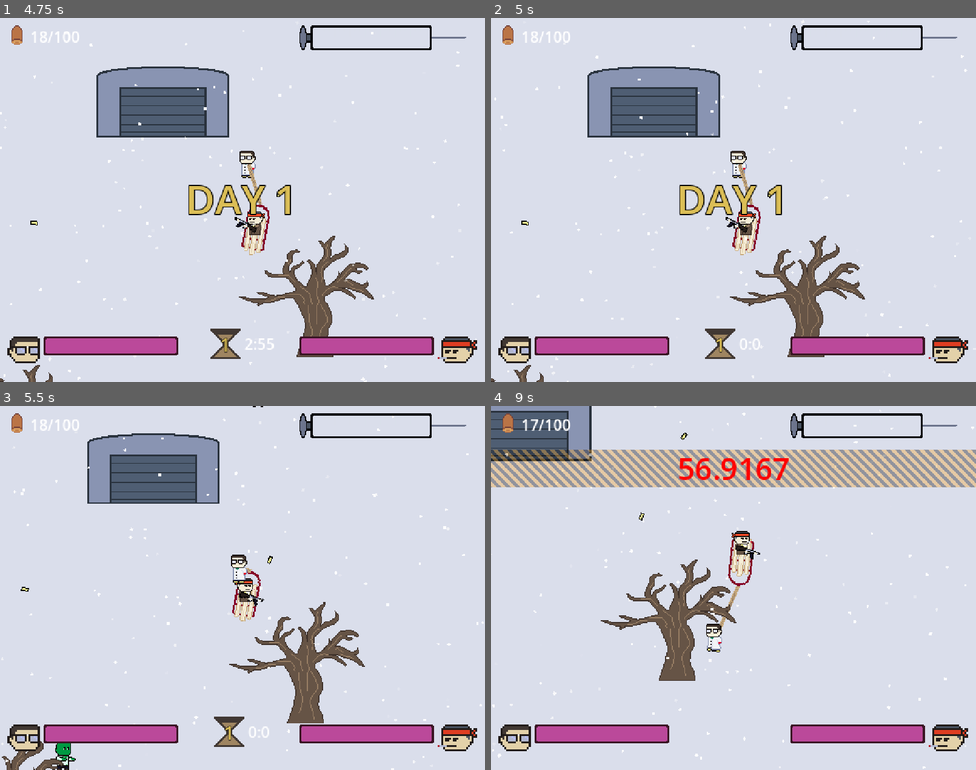
Above: before the commit, frames 1-4 (two rows, left to right).
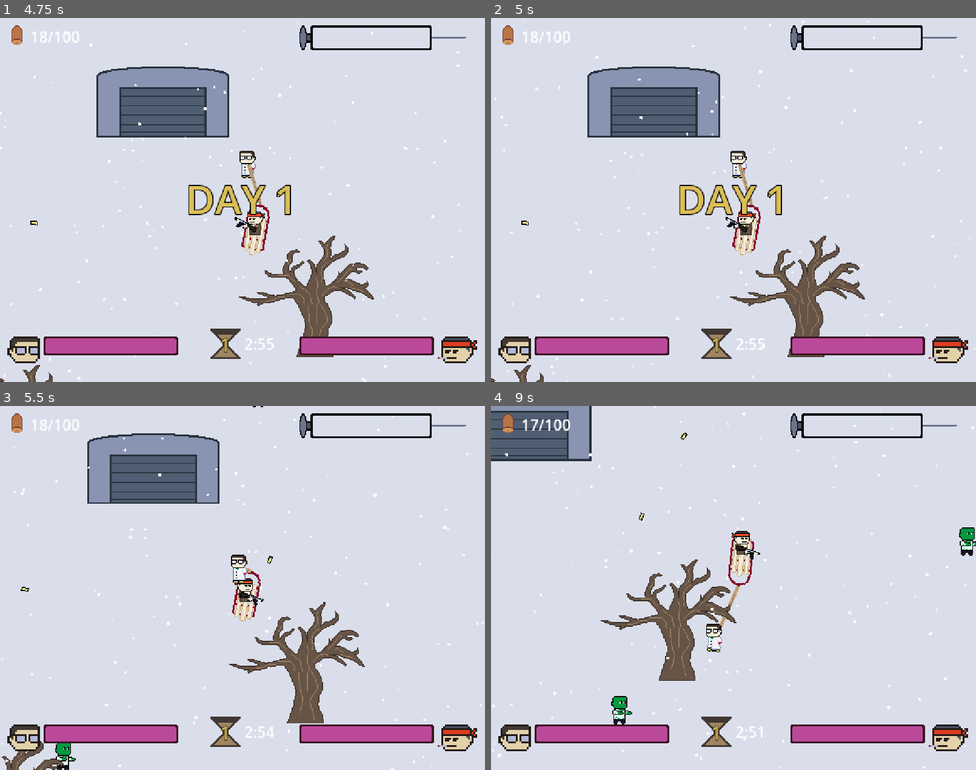
Above: after the commit, the same moments.

Repository: delano-vevo/antigenic-shift
Game: Godot game, scene res://Main.tscn
Same seed, same stepped clock (60 frames per second), same inputs: the game is played once before the commit and once after it.
Inputs (mouse positions are in pixels of both pictures, inside the frame that each line leads up to):
- Up to frame 1 (4.75 s): tap Enter at 0.5 s; move the mouse to (349, 181) at 0.52 s; hold D (move_right) 0.53-1.28 s; tap Space (shift_player) at 0.6, 2.1, 3.6 s; move the mouse to (145, 218) at 1.27 s; hold S (move_down) 1.28-2.03 s; click (145, 218) at 1.35 s; move the mouse to (291, 119) at 2.02 s; hold D (move_right) 2.03-2.78 s; move the mouse to (218, 272) at 2.77 s; hold W (move_up) 2.78-3.53 s; click (218, 272) at 2.85 s; move the mouse to (388, 254) at 3.52 s; hold A (move_left) from 3.53 s (still down); tap U (debug_1) at 4.15 s; move the mouse to (97, 145) at 4.27 s; click (97, 145) at 4.35 s
- Up to frame 2 (5 s): keep holding A (move_left); tap P (debug_4) at 4.9 s
- Up to frame 3 (5.5 s): move the mouse to (266, 588) at 5.02 s; release A (move_left) at 5.03 s; hold S (move_down) from 5.03 s (still down); tap Space (shift_player) at 5.1 s
- Up to frame 4 (9 s): tap R (reload) at 5.65 s; move the mouse to (660, 497) at 5.77 s; release S (move_down) at 5.78 s; hold D (move_right) 5.78-6.53 s; click (660, 497) at 5.85 s; move the mouse to (840, 569) at 6.52 s; hold W (move_up) 6.53-7.28 s; tap Space (shift_player) at 6.6, 8.1 s; move the mouse to (636, 606) at 7.27 s; hold D (move_right) 7.28-8.03 s; click (636, 606) at 7.35 s; move the mouse to (782, 507) at 8.02 s; hold S (move_down) 8.03-8.78 s; move the mouse to (709, 660) at 8.77 s; hold A (move_left) from 8.78 s (still down); click (709, 660) at 8.85 s

Frame 1 is identical in both runs. In frame 2, 0.3% of the frame differs, in the area x 43-57%, y 85-94%; in frame 3, 0.3%; in frame 4, 11%, in the area x 0-100%, y 12-94%.
Error in both runs: Invalid call to function 'spawn_zombie' in base 'Node2D (zombie_spawner.gd)'. Expected 1 argument(s). (res://main.gd:50)

Commit message:
Implemented the titular Antigenic Shift mechanic

Diff:
--- a/Entities/Enemies/Behaviors/PoisonClouds/poison_cloud.gd
+++ b/Entities/Enemies/Behaviors/PoisonClouds/poison_cloud.gd
@@ -6,11 +6,9 @@
 
 # Remove the cloud once it's timed out
 func _on_timeout_timeout() -> void:
-	print("Fading out the poison cloud...")
 	anim_player.play("fade_out")
 
 # Check for an overlap with the player and apply poison if detected
 func _on_body_entered(body: Node2D) -> void:
 	if (body is Player and !body.has_node("PoisonStatus")):
-		print("Poisoned the player! Tehehehe")
 		body.add_child(poison_status_tscn.instantiate())
--- a/Entities/Enemies/Traits/trait.gd
+++ b/Entities/Enemies/Traits/trait.gd
@@ -28,3 +28,14 @@
 	elif (trait_type == Enum.TraitType.STAT_CHANGE_PERCENT):
 		# Apply a percentage change to the provided stat
 		zombie.set(Global.STAT_NAMES[trait_stat], zombie.get(Global.STAT_NAMES[trait_stat]) * (1+trait_amount))
+
+# Custom _to_string override for debug output
+func _to_string() -> String:
+	var ret_str: String = ""
+	if (trait_type == Enum.TraitType.BEHAVIOR):
+		ret_str += "Behavior: " + str(behavior)
+	elif (trait_type == Enum.TraitType.STAT_CHANGE_FLAT):
+		ret_str += "Flat stat change: " + str(trait_amount) + " " + Global.STAT_NAMES[trait_stat]
+	elif (trait_type == Enum.TraitType.STAT_CHANGE_PERCENT):
+		ret_str += "% stat change: " + str(trait_amount) + " " + Global.STAT_NAMES[trait_stat]
+	return ret_str
--- a/Entities/Enemies/ViralStrains/viral_strain.gd
+++ b/Entities/Enemies/ViralStrains/viral_strain.gd
@@ -20,3 +20,18 @@
 	for viral_trait in traits:
 		viral_trait.apply_trait(new_zombie)
 	return new_zombie
+
+## Add a new trait to the strain
+func add_trait(new_trait: Trait) -> void:
+	traits.append(new_trait)
+
+## Easy access to the number of traits on this strain
+func num_traits() -> int:
+	return traits.size()
+
+## Custom _to_string override for outputting to the console during testing
+func _to_string() -> String:
+	var ret_str: String = "["
+	for t in traits:
+		ret_str += str(t) + "|"
+	return ret_str+"]"
--- a/GUI/Gameplay/CurrentDayCount.tscn
+++ b/GUI/Gameplay/CurrentDayCount.tscn
@@ -2,7 +2,7 @@
 
 [ext_resource type="Script" uid="uid://daavgfd7n2xhx" path="res://GUI/Gameplay/current_day_count.gd" id="1_vbeld"]
 
-[node name="CurrentDayCount" type="Control" unique_id=888736922 node_paths=PackedStringArray("day_count_label", "show_timer")]
+[node name="CurrentDayCount" type="Control" unique_id=888736922 node_paths=PackedStringArray("day_count_label", "shift_label", "show_timer")]
 layout_mode = 3
 anchors_preset = 8
 anchor_left = 0.5
@@ -13,6 +13,7 @@
 grow_vertical = 2
 script = ExtResource("1_vbeld")
 day_count_label = NodePath("Label")
+shift_label = NodePath("Label2")
 show_timer = NodePath("Timer")
 
 [node name="Label" type="Label" parent="." unique_id=2074868334]
@@ -34,6 +35,21 @@
 horizontal_alignment = 1
 vertical_alignment = 1
 
+[node name="Label2" type="Label" parent="." unique_id=855852294]
+visible = false
+layout_mode = 1
+anchors_preset = 5
+anchor_left = 0.5
+anchor_right = 0.5
+offset_left = -133.0
+offset_top = 40.0
+offset_right = 133.0
+offset_bottom = 64.0
+grow_horizontal = 2
+theme_override_colors/font_color = Color(0.72758096, 0.605138, 0.21595967, 1)
+theme_override_font_sizes/font_size = 16
+text = "A new strain of the virus has mutated..."
+
 [node name="Timer" type="Timer" parent="." unique_id=1574660775]
 wait_time = 5.0
 one_shot = true
--- a/GUI/Gameplay/current_day_count.gd
+++ b/GUI/Gameplay/current_day_count.gd
@@ -2,6 +2,7 @@
 ## UI element that displays the number of the current day at the beginning of each day
 
 @export var day_count_label: Label ## The Label responsible for displaying the current day count
+@export var shift_label: Label ## A Label displaying a warning about the shifting viral strains on relevant days
 @export var show_timer: Timer ## The Timer that determines how long this UI element is visible
 
 ## Update the day_count_label text to indicate the current day
@@ -9,6 +10,8 @@
 	visible = true
 	day_count_label.set_text("DAY " + str(current_day))
 	show_timer.start()
+	if (current_day > 1):
+		shift_label.visible = true
 
 ## Fade out the graphic when the timer times out
 func _on_timer_timeout() -> void:
--- a/GameLogic/ZombieSpawner.tscn
+++ b/GameLogic/ZombieSpawner.tscn
@@ -2,7 +2,26 @@
 
 [ext_resource type="Script" uid="uid://bkkyd7v8lsegy" path="res://GameLogic/zombie_spawner.gd" id="1_0di6q"]
 [ext_resource type="PackedScene" uid="uid://ps8vlpkd231c" path="res://Entities/Enemies/ViralStrains/ViralStrain1.tscn" id="2_gndbw"]
+[ext_resource type="Script" uid="uid://dslisp866qif6" path="res://Entities/Enemies/Traits/trait.gd" id="3_84db0"]
 [ext_resource type="PackedScene" uid="uid://k6vagyl5lmjf" path="res://GameLogic/ZombieSpawnTimer.tscn" id="3_ogt6e"]
+
+[sub_resource type="Resource" id="Resource_84db0"]
+script = ExtResource("3_84db0")
+trait_type = 1
+trait_amount = 4.0
+metadata/_custom_type_script = "uid://dslisp866qif6"
+
+[sub_resource type="Resource" id="Resource_4tf04"]
+script = ExtResource("3_84db0")
+trait_type = 2
+trait_stat = 1
+trait_amount = 0.2
+metadata/_custom_type_script = "uid://dslisp866qif6"
+
+[sub_resource type="Resource" id="Resource_5rijw"]
+script = ExtResource("3_84db0")
+trait_type = 1
+metadata/_custom_type_script = "uid://dslisp866qif6"
 
 [sub_resource type="CapsuleShape2D" id="CapsuleShape2D_ogt6e"]
 radius = 16.0
@@ -10,16 +29,25 @@
 
 [node name="ZombieSpawner" type="Node2D" unique_id=1447968247 node_paths=PackedStringArray("viral_strains", "spawn_checker")]
 script = ExtResource("1_0di6q")
-viral_strains = [NodePath("ViralStrain1")]
+viral_strains = [NodePath("ViralStrain1"), NodePath("ViralStrain2")]
 spawn_checker = NodePath("ValidSpawnChecker")
 
 [node name="ViralStrain1" parent="." unique_id=1554667474 instance=ExtResource("2_gndbw")]
 
-[node name="ZombieSpawnTimer" parent="." unique_id=2137874036 node_paths=PackedStringArray("strain") instance=ExtResource("3_ogt6e")]
+[node name="ViralStrain2" parent="." unique_id=1546455773 instance=ExtResource("2_gndbw")]
+traits = Array[ExtResource("3_84db0")]([SubResource("Resource_84db0"), SubResource("Resource_4tf04"), SubResource("Resource_5rijw")])
+
+[node name="Strain1Timer" parent="." unique_id=2137874036 node_paths=PackedStringArray("strain") instance=ExtResource("3_ogt6e")]
 wait_time = 5.0
 autostart = true
 strain = NodePath("../ViralStrain1")
 spawn_batch_size = 2
+
+[node name="Strain2Timer" parent="." unique_id=1031525042 node_paths=PackedStringArray("strain") instance=ExtResource("3_ogt6e")]
+wait_time = 8.0
+autostart = true
+strain = NodePath("../ViralStrain2")
+spawn_batch_size = 3
 
 [node name="ValidSpawnChecker" type="Area2D" parent="." unique_id=1667163827]
 collision_mask = 2
@@ -27,4 +55,5 @@
 [node name="CollisionShape2D" type="CollisionShape2D" parent="ValidSpawnChecker" unique_id=380592559]
 shape = SubResource("CapsuleShape2D_ogt6e")
 
-[connection signal="spawn_zombie" from="ZombieSpawnTimer" to="." method="_on_zombie_spawn_timer_spawn_zombie"]
+[connection signal="spawn_zombie" from="Strain1Timer" to="." method="_on_zombie_spawn_timer_spawn_zombie"]
+[connection signal="spawn_zombie" from="Strain2Timer" to="." method="_on_zombie_spawn_timer_spawn_zombie"]
--- a/GameLogic/zombie_spawner.gd
+++ b/GameLogic/zombie_spawner.gd
@@ -5,7 +5,7 @@
 signal zombie_spawned(zombie: Enemy)
 
 ## Resource loads
-@onready var viral_strain_tscn = preload("res://Entities/Enemies/ViralStrains/viral_strain.gd")
+@onready var viral_strain_gd = preload("res://Entities/Enemies/ViralStrains/viral_strain.gd")
 @onready var spawn_timer_tscn = preload("res://GameLogic/ZombieSpawnTimer.tscn")
 
 ## Editor variables
@@ -30,12 +30,63 @@
 	zombie_spawned.emit(new_zombie)
 	return new_zombie
 
-## Combines two ViralStrains into a novel strain
-@warning_ignore("unused_parameter")
+## Takes two random strains and combines them into a new one; useful for calling
+## from Main in the day_end portion of the game control
+func combine_random_strains() -> ViralStrain:
+	# Get two random, distinct indices into the viral_strains array
+	var strain_a_idx = randi_range(0, viral_strains.size()-1)
+	var strain_b_idx = strain_a_idx
+	while (strain_b_idx == strain_a_idx):
+		strain_b_idx = randi_range(0, viral_strains.size()-1)
+	# Combine the strains at these indices and return the result
+	var new_strain = combine_strains(viral_strains[strain_a_idx], viral_strains[strain_b_idx])
+	return new_strain
+
+## Combines two specific ViralStrains into a novel strain
 func combine_strains(strain_a: ViralStrain, strain_b: ViralStrain) -> ViralStrain:
-	var strain = viral_strain_tscn.new()
+	var strain = viral_strain_gd.new()
+	# Determine the base zombie type for the new strain
+	# Just grab one randomly from one of the two zombie bases
+	strain.zombie_base_tscn = strain_a.zombie_base_tscn if randi_range(0,1)==0 else strain_b.zombie_base_tscn
+	# Determine the number of traits to propagate to the new strain of the virus
+	# Take the virus with more traits and add 1 to get a newer, stronger virus
+	var num_new_traits: float = strain_a.num_traits() + 1 if strain_a.num_traits() > strain_b.num_traits() else strain_b.num_traits() + 1
+	# Clamp values to ensure both strains can meet their demand
+	var traits_from_a: int = clamp(int(floor(num_new_traits/2)), 0, strain_a.num_traits())
+	var traits_from_b: int = clamp(int(num_new_traits) - traits_from_a, 0, strain_b.num_traits())
+	# Pull random selection of traits from each strain
+	# Track already selected traits to prevent duplicates
+	var already_added: Array[Trait] = []
+	for i in range(traits_from_a):
+		var added: bool = false
+		while (!added):
+			# Pick a random trait to try adding and compare it with the already_added list
+			var try_add = strain_a.traits.pick_random()
+			if (!already_added.has(try_add)):
+				strain.add_trait(try_add.duplicate())
+				already_added.append(try_add)
+				added = true
+	# Reset values and run it back on strain B
+	already_added = []
+	for i in range(traits_from_b):
+		var added: bool = false
+		while (!added):
+			# Pick a random trait to try adding and compare it with the already_added list
+			var try_add = strain_b.traits.pick_random()
+			if (!already_added.has(try_add)):
+				strain.add_trait(try_add.duplicate())
+				already_added.append(try_add)
+				added = true
+	# Generate a spawn timer for the new strain
+	var new_timer = spawn_timer_tscn.instantiate()
+	new_timer.strain = strain
+	new_timer.spawn_batch_size = randi_range(1,3) # TODO: make this more robust than just a simple random
+	new_timer.wait_time = randf_range(5.0, 10.0) # TODO: magic number! naughty!
+	add_child(new_timer)
+	# Add the new strain to the list and return a reference
+	viral_strains.append(strain)
 	add_child(strain)
-	return null
+	return strain
 
 ## Adds a new ViralStrain into the manager
 func add_new_strain(viral_strain: ViralStrain) -> void:
--- a/main.gd
+++ b/main.gd
@@ -56,9 +56,15 @@
 	# Toggle the bunker's door for testing
 	if (Input.is_action_just_pressed("debug_3")):
 		bunker.toggle_open()
-	# Skip to the end of the day
+	# Trigger an antigenic shift in the zombie spawner by combining two random strains
 	if (Input.is_action_just_pressed("debug_4")):
-		day_night_controller.day_length_timer.start(1.0)
+		zombie_spawner.combine_random_strains()
+		print(zombie_spawner.viral_strains)
+		for strain in zombie_spawner.viral_strains:
+			print("Strain:")
+			print(strain)
+			print("--------\n")
+		#day_night_controller.day_length_timer.start(1.0)
 
 ## Handles the camera control, calculating the best camera position & zoom by aggregating
 ## onscreen entities (and maybe even level data eventually)
@@ -108,6 +114,9 @@
 ## Starts a new day - signalled from day_end_gui
 func start_next_day() -> void:
 	print("Starting a new day!")
+	# Add a new viral strain to the spawner
+	zombie_spawner.combine_random_strains()
+	print(zombie_spawner.viral_strains)
 	# Increment the day counter
 	current_day += 1
 	# Update relevant UI values
